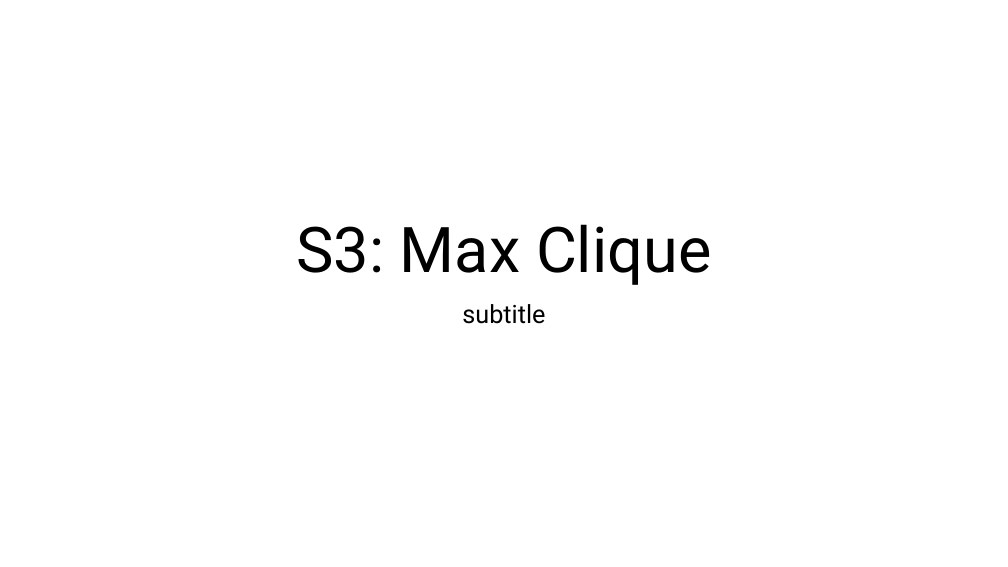
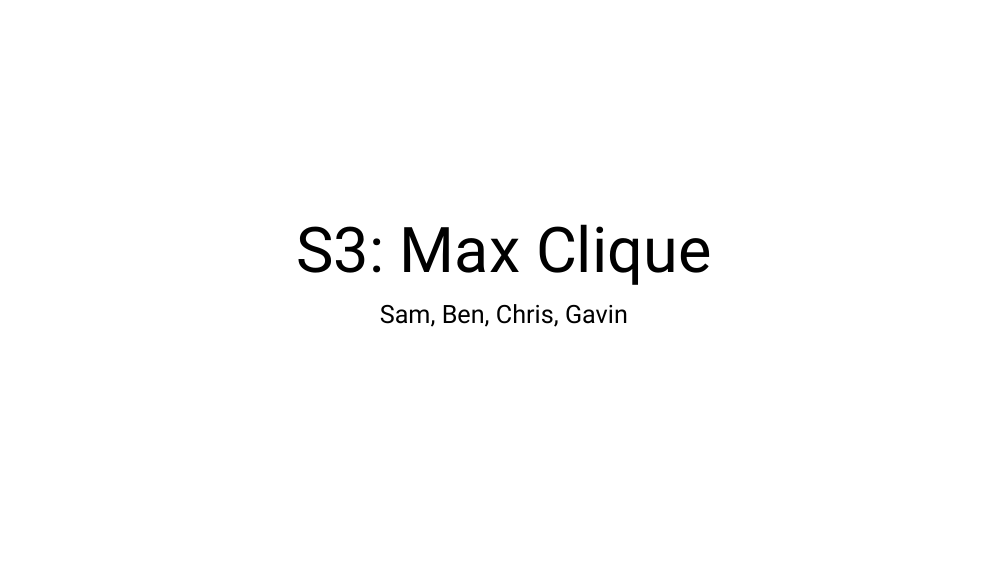
Before and after one commit to schaffsp/CS412FinalProject, a slide deck: slide 1 of problem_presentation.pptx. Drawn at 1008x567 pixels with LibreOffice and Linux fonts; fonts in the diff are those of the drawing. Boxes give left, top, right and bottom in pixels: in the first picture for what was removed or moved away, otherwise in the second. Text is boxed around its words. In the diff, an @@ line names an element or a change of style, - is before the commit and + after.

```diff
--- a/problem_presentation.pptx
+++ b/problem_presentation.pptx
@@ subtitle at (380, 304, 628, 327): text changed @@
-subtitle
+Sam, Ben, Chris, Gavin
```
Also in this commit, not shown: 3 slides added.
